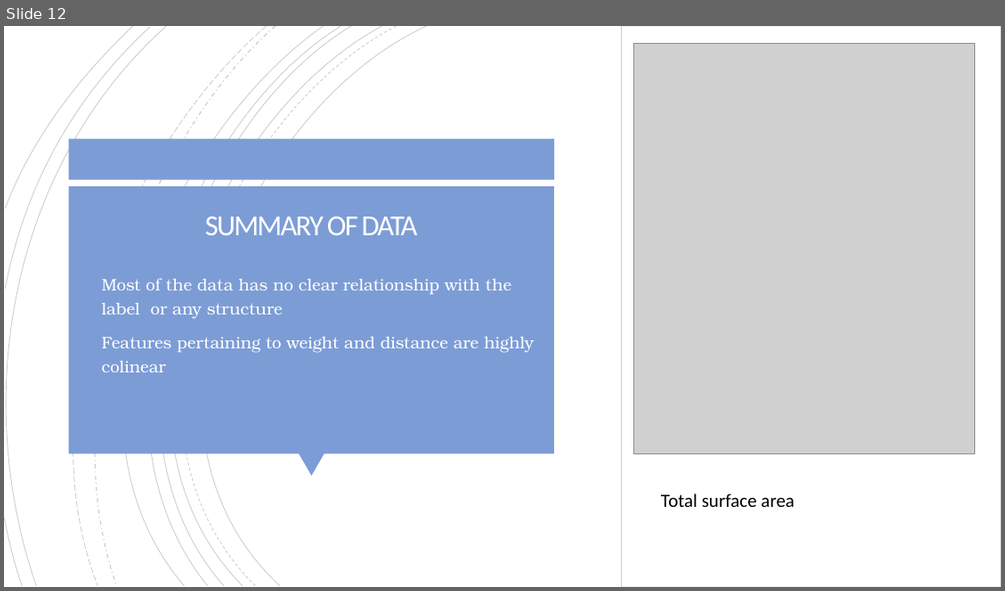
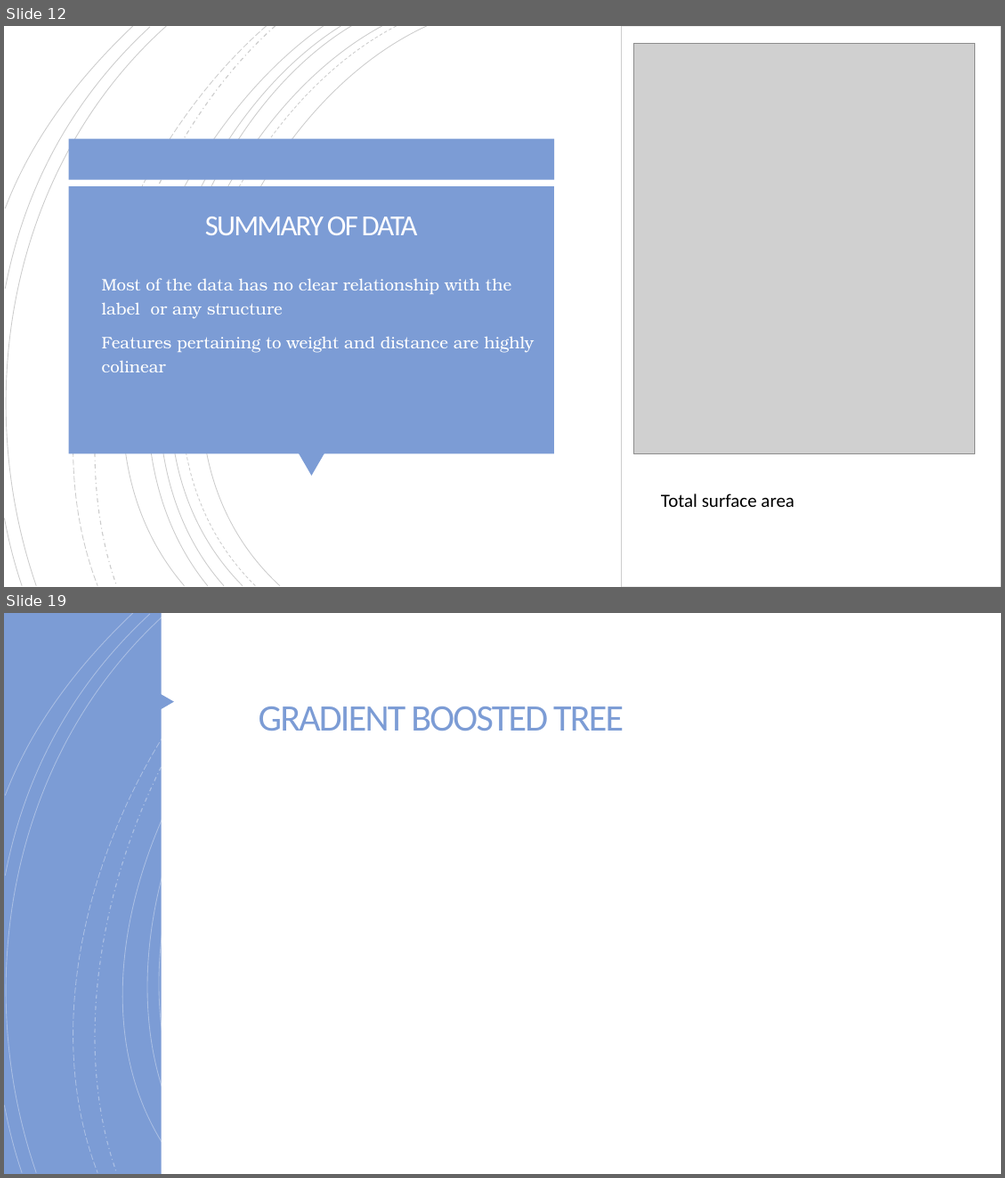
Before and after one commit to evandomingos/CASP-Protein-Prediction, a slide deck: Domingos Protein Prediction Presentation.pptx. Shown one above the other, each under a label of ours: slide 12 before the commit, slides 12 and 19 after it; the slides between them are not shown. The pictures are 1005x591 and 1005x1178 pixels, drawn with LibreOffice and Linux fonts; fonts in the diff are those of the drawing; grey boxes stand for pictures. Boxes give left, top, right and bottom in pixels: in the first picture for what was removed or moved away, otherwise in the second. Text is boxed around its words. In the diff, an @@ line names an element or a change of style, - is before the commit and + after.

```diff
--- a/Domingos Protein Prediction Presentation.pptx
+++ b/Domingos Protein Prediction Presentation.pptx
@@ slide 19 added at box(4, 613, 1001, 1174), background #FFFFFF; not listed: 16 template elements that a slide beside it also shows @@
@@ rectangle added at box(4, 613, 1001, 1174), fill #7C9CD5 @@
@@ group added at box(4, 613, 999, 1174): 16 freeform shapes @@
@@ rectangle added at box(161, 613, 1001, 1174), fill #FFFFFF @@
@@ triangle added at box(154, 689, 174, 714), fill #7C9CD5 @@
@@ title added at box(259, 706, 623, 730), 36 pt, text #7C9CD5 @@
+GRADIENT BOOSTED TREE
```
Also in this commit, not shown: 2 slides changed, 6 other slides added.
